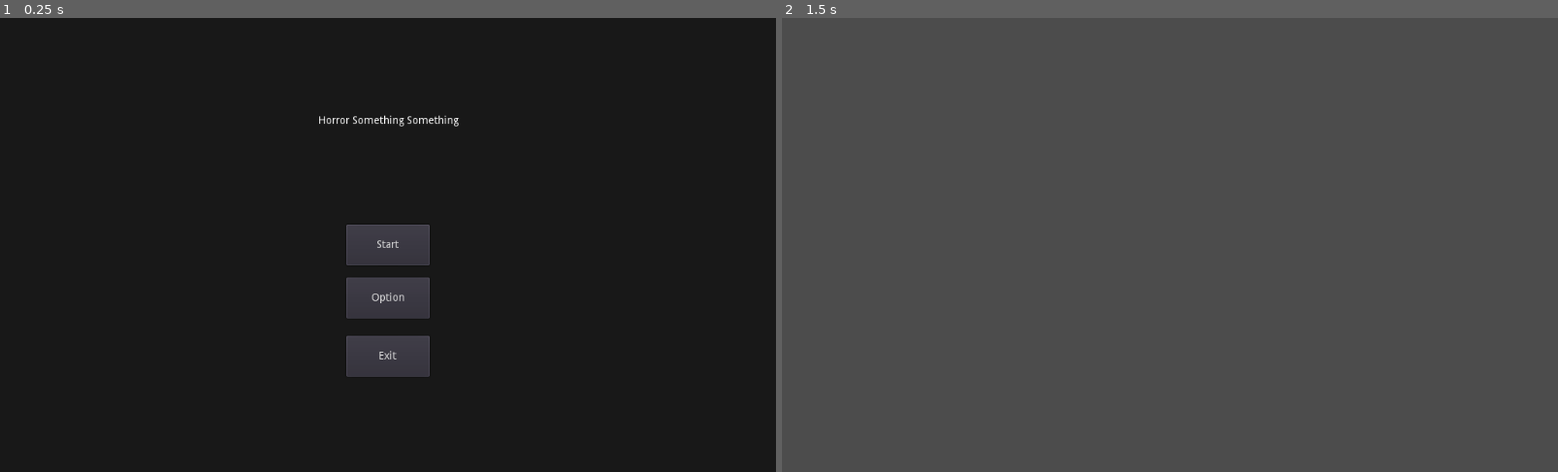
Above: before the commit, frames 1-2 (left to right).
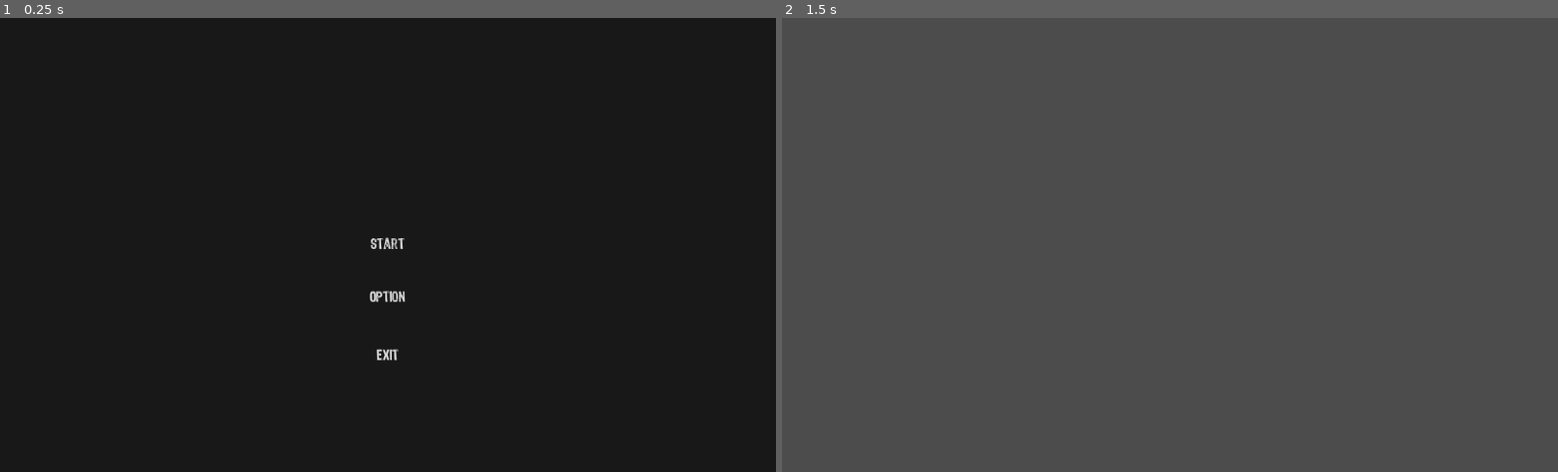
Above: after the commit, the same moments.

Repository: HasanMafatihul/ancient-horror-JAM
Game: Godot game, scene res://screens/main_menu.tscn
Two runs of this game, one before a commit and one after it. Both use one fixed random seed, a clock stepped at 60 frames per second and the inputs below. This scene is started directly instead of the project's main scene. Sound files missing from this copy of the repository are replaced by a short silence.
Inputs (mouse positions are in pixels of both pictures, inside the frame that each line leads up to):
- Up to frame 1 (0.25 s): no input
- Up to frame 2 (1.5 s): click "Start" at 0.5 s; tap Enter (ui_accept) at 1.25 s; move the mouse to (1340, 222) at 1.27 s; hold D (right) from 1.28 s (still down); hold Space (interact) from 1.28 s (still down); click (1340, 222) at 1.42 s

The runs differ from the first frame. In frame 1, 3.0% of the frame differs, in the area x 41-60%, y 21-80%; in frame 2, nothing differs.
Error in both runs: Attempt to call function 'instance' in base 'null instance' on a null instance. (res://screens/scripts/global.gd:30)

Commit message:
Added some font
Signed-off-by: HasanMafatihul <16521045@mahasiswa.itb.ac.id>

Diff:
--- /dev/null
+++ b/default_theme.tres
@@ -0,0 +1,30 @@
+[gd_resource type="Theme" load_steps=8 format=2]
+
+[ext_resource path="res://assets/fonts/font_1.ttf" type="DynamicFontData" id=1]
+
+[sub_resource type="StyleBoxEmpty" id=2]
+
+[sub_resource type="StyleBoxEmpty" id=3]
+
+[sub_resource type="StyleBoxEmpty" id=4]
+
+[sub_resource type="StyleBoxEmpty" id=5]
+
+[sub_resource type="StyleBoxEmpty" id=6]
+
+[sub_resource type="DynamicFont" id=1]
+font_data = ExtResource( 1 )
+
+[resource]
+default_font = SubResource( 1 )
+Button/colors/font_color = Color( 0.88, 0.88, 0.88, 1 )
+Button/colors/font_color_disabled = Color( 0.9, 0.9, 0.9, 0.2 )
+Button/colors/font_color_hover = Color( 0.94, 0.94, 0.94, 1 )
+Button/colors/font_color_pressed = Color( 1, 1, 1, 1 )
+Button/constants/hseparation = 2
+Button/fonts/font = null
+Button/styles/disabled = SubResource( 2 )
+Button/styles/focus = SubResource( 3 )
+Button/styles/hover = SubResource( 4 )
+Button/styles/normal = SubResource( 5 )
+Button/styles/pressed = SubResource( 6 )
--- a/screens/main_menu.tscn
+++ b/screens/main_menu.tscn
@@ -1,10 +1,17 @@
-[gd_scene load_steps=2 format=2]
+[gd_scene load_steps=5 format=2]
 
 [ext_resource path="res://screens/scripts/button_global.gd" type="Script" id=1]
+[ext_resource path="res://default_theme.tres" type="Theme" id=2]
+[ext_resource path="res://assets/fonts/Monthoers.ttf" type="DynamicFontData" id=3]
+
+[sub_resource type="DynamicFont" id=1]
+size = 32
+font_data = ExtResource( 3 )
 
 [node name="Control" type="Control"]
 anchor_right = 1.0
 anchor_bottom = 1.0
+theme = ExtResource( 2 )
 __meta__ = {
 "_edit_lock_": true,
 "_edit_use_anchors_": false
@@ -19,6 +26,20 @@
 "_edit_use_anchors_": false
 }
 
+[node name="title" type="Label" parent="."]
+anchor_left = 0.5
+anchor_right = 0.5
+margin_left = -159.5
+margin_top = 160.512
+margin_right = 159.5
+margin_bottom = 192.512
+custom_fonts/font = SubResource( 1 )
+text = "Horror Something Something"
+align = 1
+__meta__ = {
+"_edit_use_anchors_": false
+}
+
 [node name="start" type="Button" parent="."]
 anchor_left = 0.5
 anchor_top = 0.5
@@ -30,6 +51,9 @@
 margin_bottom = 27.0
 text = "Start"
 script = ExtResource( 1 )
+__meta__ = {
+"_edit_use_anchors_": false
+}
 
 [node name="option" type="Button" parent="."]
 anchor_left = 0.5
@@ -45,6 +69,7 @@
 __meta__ = {
 "_edit_use_anchors_": false
 }
+path = "res://screens/options.tscn"
 
 [node name="exit" type="Button" parent="."]
 anchor_left = 0.5
@@ -61,15 +86,3 @@
 "_edit_use_anchors_": false
 }
 path = "quit"
-
-[node name="Label" type="Label" parent="."]
-anchor_left = 0.5
-anchor_top = 0.5
-anchor_right = 0.5
-anchor_bottom = 0.5
-margin_left = -92.5
-margin_top = -170.975
-margin_right = 92.5
-margin_bottom = -156.975
-text = "Horror Something Something"
-align = 1
--- a/screens/options.tscn
+++ b/screens/options.tscn
@@ -1,11 +1,13 @@
-[gd_scene load_steps=3 format=2]
+[gd_scene load_steps=4 format=2]
 
 [ext_resource path="res://screens/scripts/button_global.gd" type="Script" id=1]
 [ext_resource path="res://screens/scripts/options.gd" type="Script" id=2]
+[ext_resource path="res://default_theme.tres" type="Theme" id=3]
 
 [node name="Control" type="Control"]
 anchor_right = 1.0
 anchor_bottom = 1.0
+theme = ExtResource( 3 )
 script = ExtResource( 2 )
 __meta__ = {
 "_edit_lock_": true,
@@ -35,6 +37,7 @@
 __meta__ = {
 "_edit_use_anchors_": false
 }
+path = "res://screens/main_menu.tscn"
 
 [node name="Label" type="Label" parent="."]
 anchor_left = 0.5
@@ -63,19 +66,19 @@
 
 [node name="Label" type="Label" parent="VBoxContainer"]
 margin_right = 443.0
-margin_bottom = 14.0
+margin_bottom = 19.0
 
 [node name="master" type="HSlider" parent="VBoxContainer"]
-margin_top = 18.0
+margin_top = 23.0
 margin_right = 443.0
-margin_bottom = 34.0
+margin_bottom = 39.0
 
 [node name="Label2" type="Label" parent="VBoxContainer"]
-margin_top = 38.0
+margin_top = 43.0
 margin_right = 443.0
-margin_bottom = 52.0
+margin_bottom = 62.0
 
 [node name="sound" type="HSlider" parent="VBoxContainer"]
-margin_top = 56.0
+margin_top = 66.0
 margin_right = 443.0
-margin_bottom = 72.0
+margin_bottom = 82.0
Binary file added: assets/fonts/font_1.ttf
